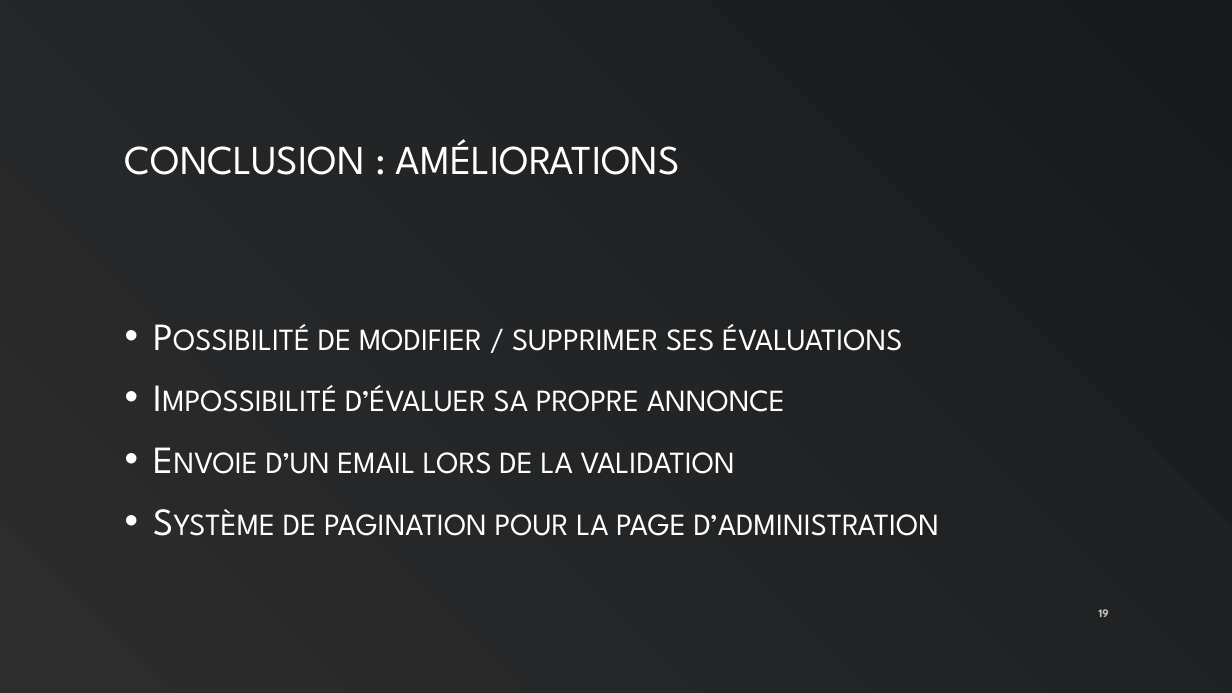
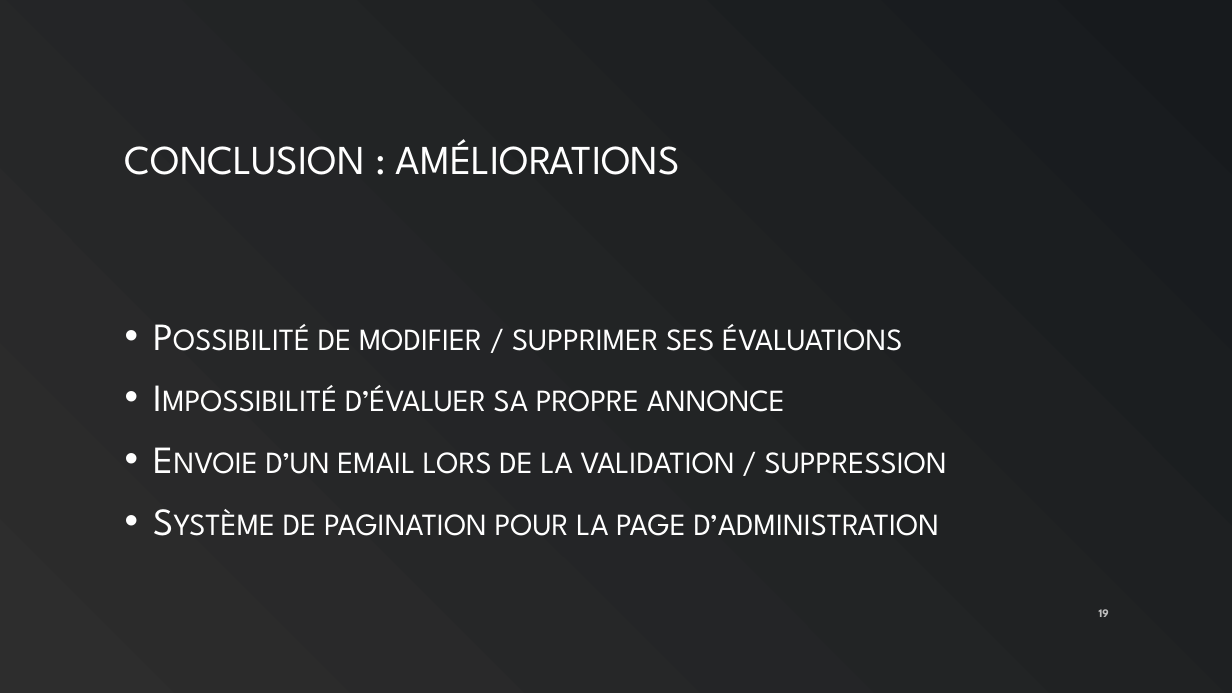
Before and after one commit to AldwynN/RP_TPI_2019, a slide deck: slide 19 of docs/Presentation/PR_Presentation_DirectProd.pptx. Drawn at 1232x693 pixels with LibreOffice and Linux fonts; fonts in the diff are those of the drawing. Boxes give left, top, right and bottom in pixels: in the first picture for what was removed or moved away, otherwise in the second. Text is boxed around its words. In the diff, an @@ line names an element or a change of style, - is before the commit and + after.

```diff
--- a/docs/Presentation/PR_Presentation_DirectProd.pptx
+++ b/docs/Presentation/PR_Presentation_DirectProd.pptx
@@ text at box(266, 452, 947, 474): text changed @@
-• Envoie d’un email lors de la validation
+• Envoie d’un email lors de la validation / suppression
```
Also in this commit, not shown: 4 other slides changed, 1 other file.
